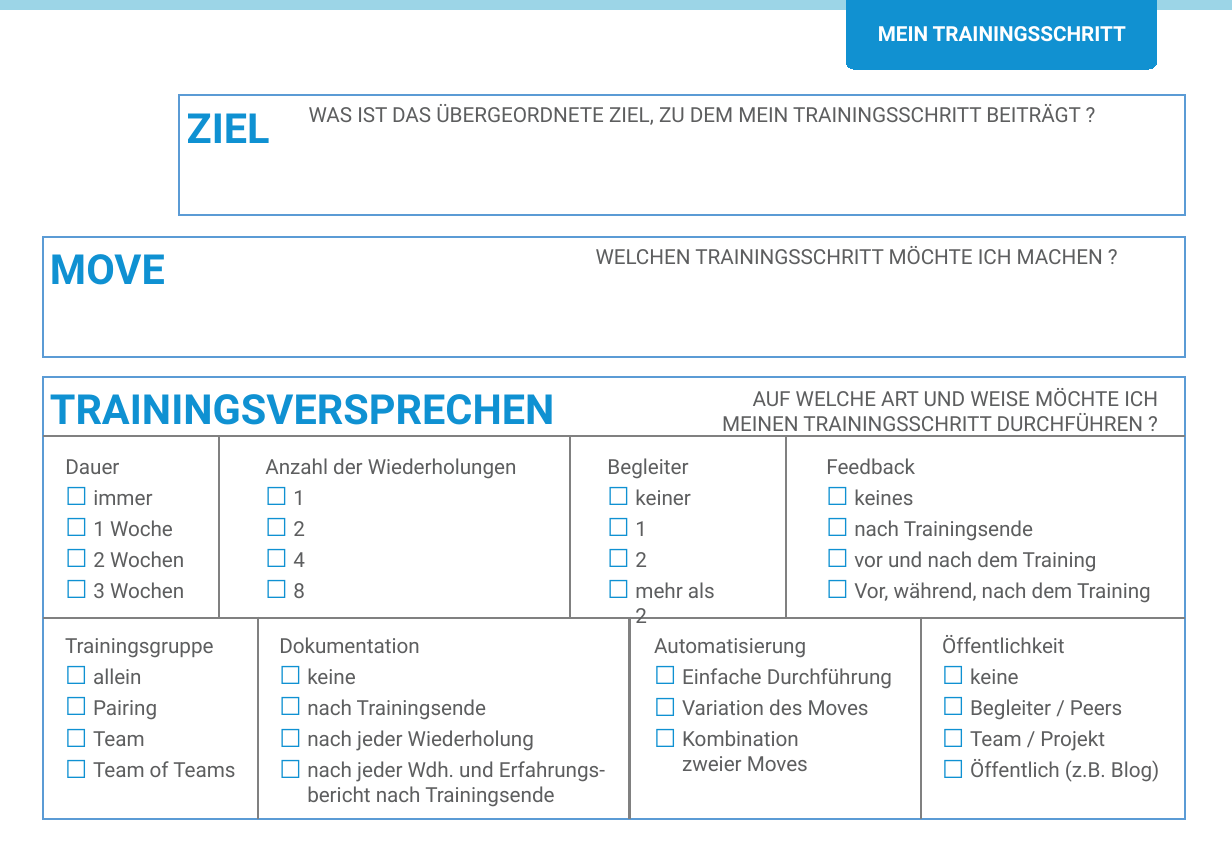
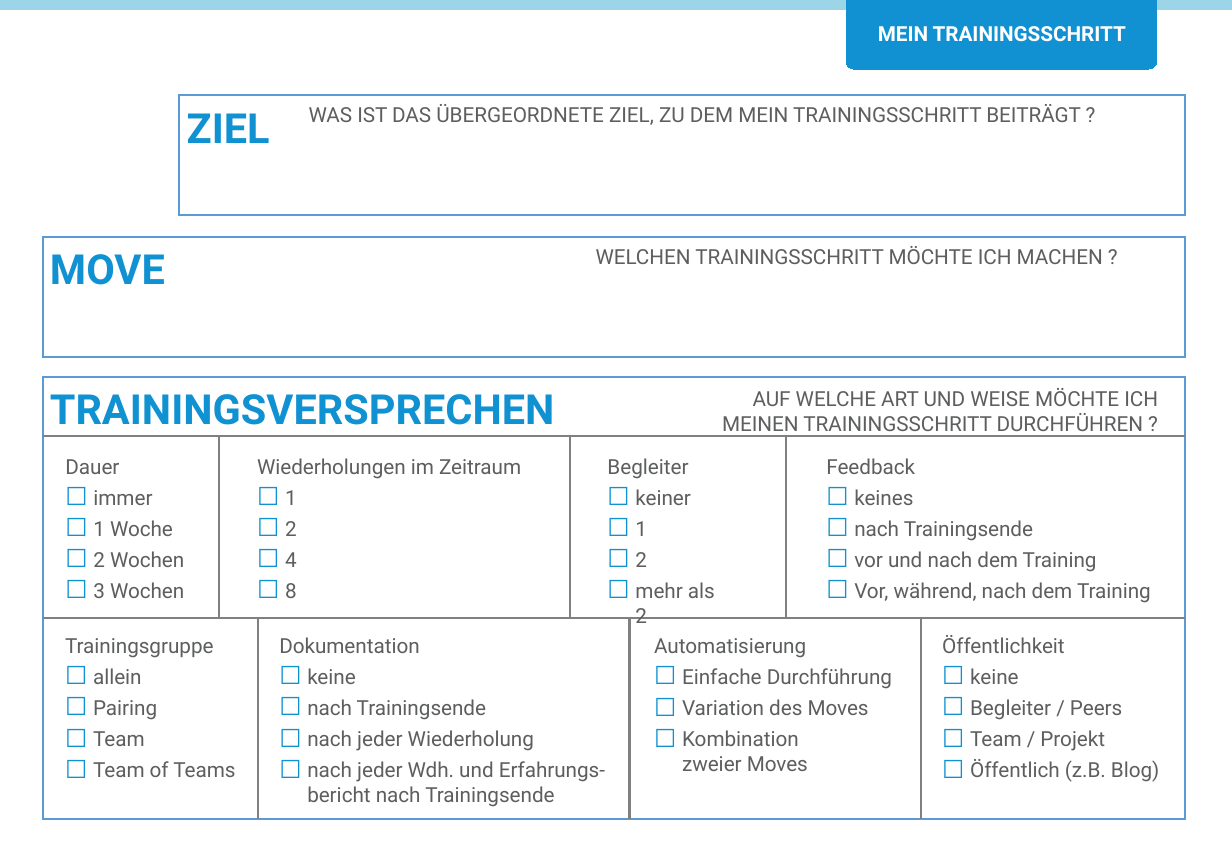
Before and after one commit to Teamtool/training-materials, a slide deck: slide 1 of training-cards/agile moves/01_templates/Trainingskarte_Blanko.pptx. Drawn at 1232x868 pixels with LibreOffice and Linux fonts; fonts in the diff are those of the drawing; background and template pictures are left out. Boxes give left, top, right and bottom in pixels: in the first picture for what was removed or moved away, otherwise in the second. Text is boxed around its words. In the diff, an @@ line names an element or a change of style, - is before the commit and + after.

```diff
--- a/training-cards/agile moves/01_templates/Trainingskarte_Blanko.pptx
+++ b/training-cards/agile moves/01_templates/Trainingskarte_Blanko.pptx
@@ text "Wiederholungen im Zeitraum": place and size @@
-text "Wiederholungen im Zeitraum" at bbox=[265, 458, 517, 598]
+text "Wiederholungen im Zeitraum" at bbox=[257, 458, 521, 598]
@@ text at bbox=[257, 458, 521, 479]: text changed @@
-Anzahl der Wiederholungen
+Wiederholungen im Zeitraum
```
Also in this commit, not shown: 2 other files.
